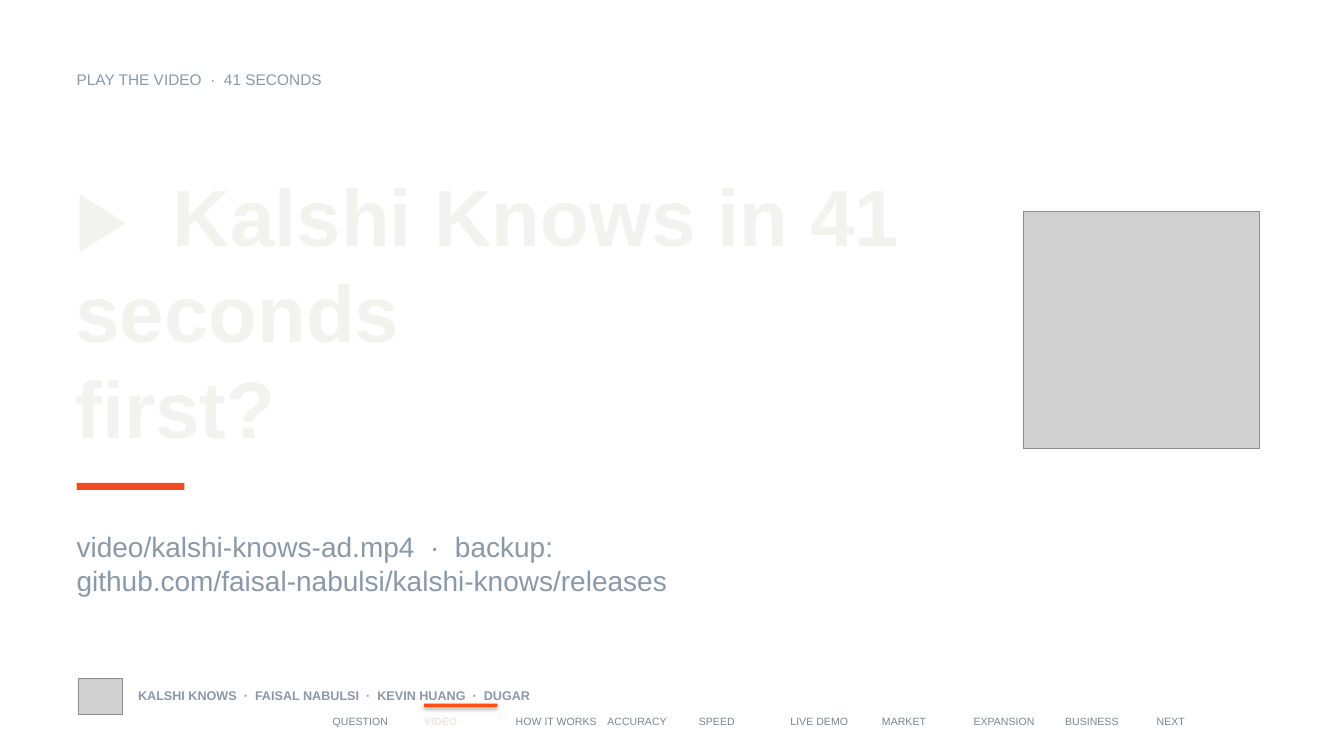
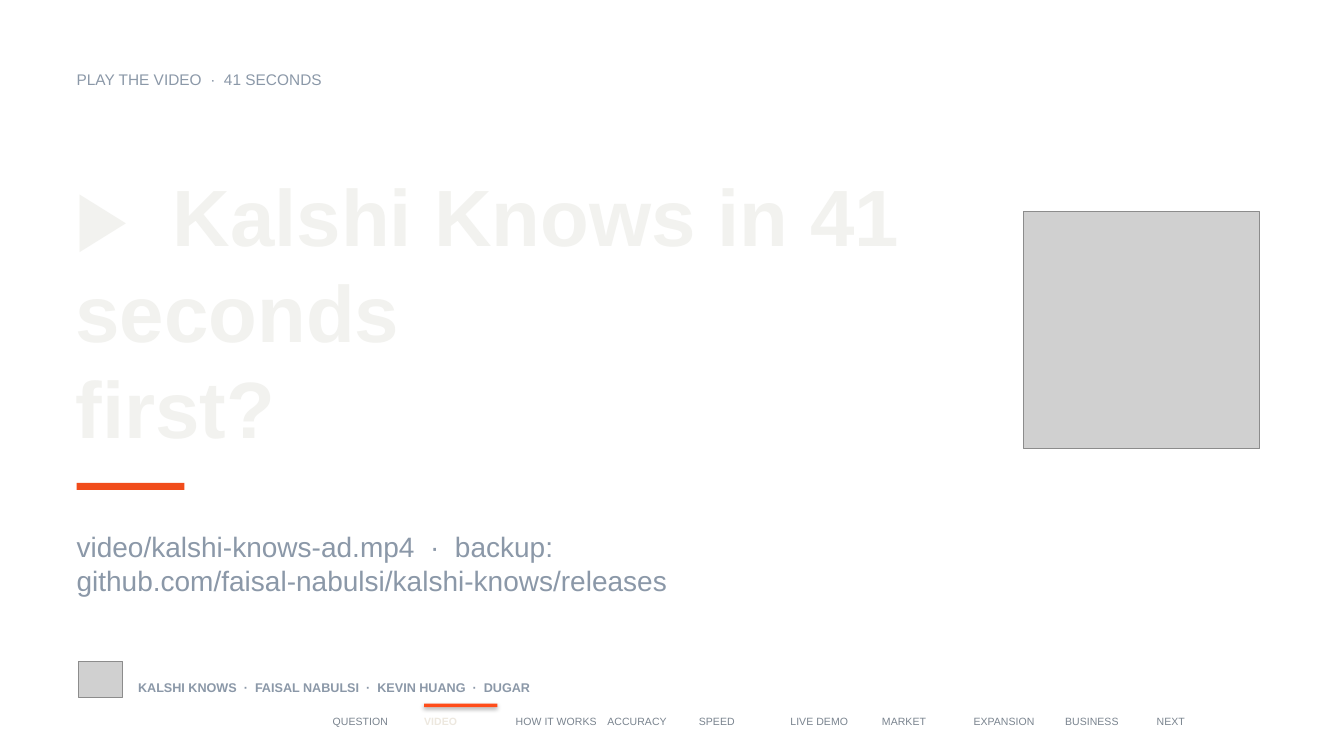
Before and after one commit to faisal-nabulsi/kalshi-knows, a slide deck: slide 2 of slides/Kalshi_Knows_FINAL.pptx. Drawn at 1344x756 pixels with LibreOffice and Linux fonts; fonts in the diff are those of the drawing; grey boxes stand for pictures. Boxes give left, top, right and bottom in pixels: in the first picture for what was removed or moved away, otherwise in the second. Text is boxed around its words. In the diff, an @@ line names an element or a change of style, - is before the commit and + after.

```diff
--- a/slides/Kalshi_Knows_FINAL.pptx
+++ b/slides/Kalshi_Knows_FINAL.pptx
@@ picture: place and size @@
-picture at [79,679,123,715]
+picture at [79,661,123,698]
@@ text "KALSHI KNOWS · FAISAL NABULSI ...": place and size @@
-text "KALSHI KNOWS · FAISAL NABULSI ..." at [138,691,530,700]
+text "KALSHI KNOWS · FAISAL NABULSI ..." at [138,683,530,692]
```
Also in this commit, not shown: 1 other slide changed.
